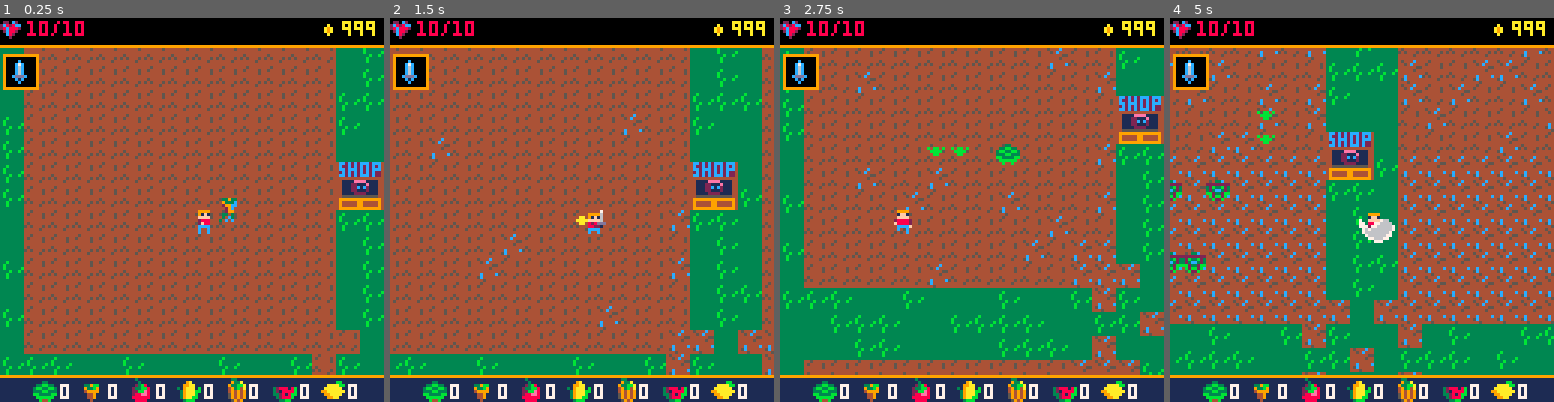
Above: before the commit, frames 1-4 (left to right).
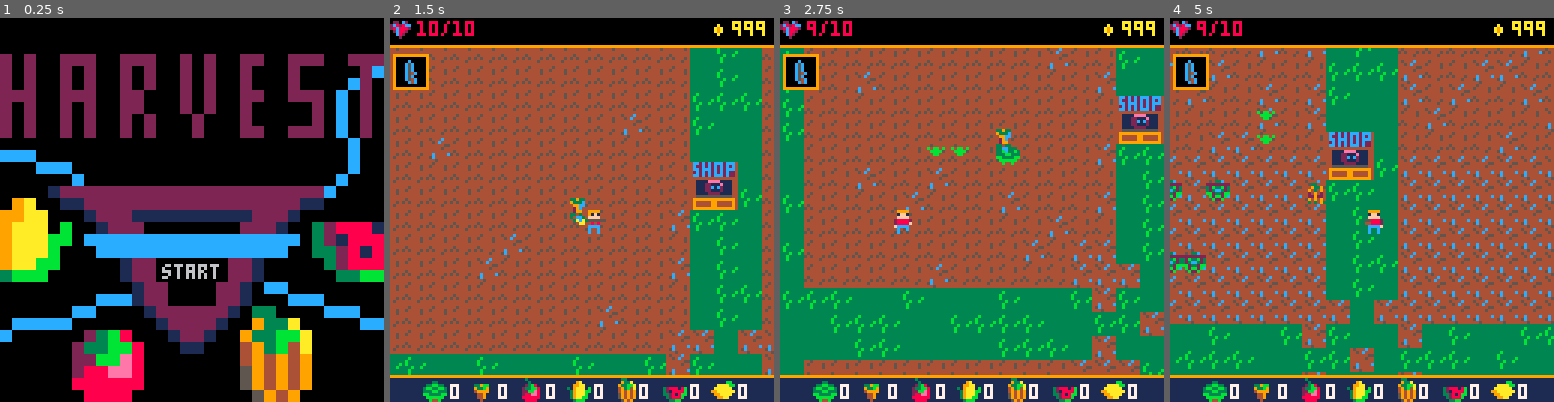
Above: after the commit, the same moments.

Repository: alexjbusch/GameJam2020
Game: PICO-8 cartridge GMTK-GameJam2020-Game/necrofarmicon.p8
Two runs of this game, one before a commit and one after it. Both use one fixed random seed, a clock stepped at 60 frames per second and the inputs below.
Inputs:
- Up to frame 1 (0.25 s): no input
- Up to frame 2 (1.5 s): tap O (Z key) at 0.33, 0.7, 1.43 s; tap X (X key) at 1.07 s
- Up to frame 3 (2.75 s): hold Left 1.97-2.37 s; tap X (X key) at 2.07, 2.4, 2.73 s; tap O (Z key) at 2.22 s; hold Down from 2.42 s (still down)
- Up to frame 4 (5 s): release Down at 2.82 s; hold Right 2.87-3.53 s; tap X (X key) every 0.33 s from 3.07 to 4.73 s; tap O (Z key) at 3.1, 3.98, 4.87 s; hold Up 3.58-4.08 s; hold Right 4.13-4.53 s; hold Down from 4.58 s (still down)

The runs differ from the first frame. In frame 1, 93% of the frame differs, in the area x 0-100%, y 0-100%; in frame 2, 0.5%; in frame 3, 0.6%; in frame 4, 1.1%.

Commit message:
added working title and end screens

Diff:
--- /dev/null
+++ b/GMTK-GameJam2020-Game/logan_sfx.p8
@@ -0,0 +1,26 @@
+pico-8 cartridge // http://www.pico-8.com
+version 27
+__lua__
+…(23 lines of a section not shown)…
--- a/GMTK-GameJam2020-Game/necrofarmicon.p8
+++ b/GMTK-GameJam2020-Game/necrofarmicon.p8
@@ -7,7 +7,7 @@
 --game
 --kill
 --shop
-scene="game"
+scene="title"
 
 --game loops
 objects = {}
@@ -43,12 +43,42 @@
  end
  -- ui layer
  ui_layer = make_ui()
-
+ --title screen globals
+ title = {
+  str="start",
+  x=54,
+  y=83,
+  c=6,
+  timer=0,
+  t=0,
+  f=1,
+  s=3,
+  sp={6,7}
+ }
+ begin=false
+  --end screen globals
+  try_again=false
+ endscreen={
+  timer=0,
+ }
 end
 
 function _update60()
  if scene == "title" then
-  if (btnp(4)) scene="game"
+  if begin==false then
+   title.y = title.y+0.1*sin(title.timer)
+   title.timer+=0.0125
+   if (btnp(4)) then
+    begin=true
+    title.timer=0
+   end
+  else
+   title.y=83
+   title.t=(title.t+1)%title.s
+   if (title.t==0) title.f=title.f%#title.sp+1
+   title.timer+=1
+   if (title.timer > 20) scene="game"
+  end
  end
  if scene == "game" then
   player:update()
@@ -79,15 +109,21 @@
   end
  end
  corrupt_dirt()
+ if scene=="over" then
+
+ end
 
 end
 
 function _draw()
  if scene == "title" then
   cls()
-  print("harvest",8,8,7)
-  print("v0.2 placeholder title screen",8,16,7)
-  print("press z to start",40,60,7)
+  -- print("harvest",8,8,7)
+  -- print("v0.2 placeholder title screen",8,16,7)
+  -- print("press z to start",40,60,7)
+  sspr(64,96,32,32,0,0,128,128)
+  print(title.str,title.x,title.y,title.sp[title.f])
+  --?sin(title.timer),64,40,7
  end
  if scene=="game" then
   cls()
@@ -111,6 +147,22 @@
   player:draw()
   ui_layer:draw()
   --?player.attack.anim,player.x,player.y-8,0
+ end
+ if scene == "over" then
+  --player explode animation?
+  if try_again then
+   cls()
+   print("try again?",64-18,60,7)
+   if (btnp(4)) then
+    try_again=false
+    scene="title"
+   end
+  else
+   cls()
+   sspr(96,96,32,32,0,0,128,128)
+   endscreen.timer+=1
+   if (endscreen.timer > 180) try_again=true
+  end
  end
 end
 
@@ -300,7 +352,7 @@
 speed=0.6,
 sprite=0,
 direction="right",
-item="sword",
+item="shotgun",
 seed="lettuce",
 harvested={lettuce=0,carrot=0,tomato=0,corn=0,melon=0,pumpkin=0,lemon=0},
 running=false,
@@ -313,6 +365,7 @@
 anim_locked=false,
 pail_left_flag=false,
 update=function(self)
+ self.check_die()
  if self.cur_moveanim.done then
   self.anim_locked = false
   self.attack.anim = nil
@@ -603,6 +656,12 @@
   ==72  --rock
   then --set to grass
  mset((self.x+offset_x)/8,(self.y+offset_y)/8,87)
+ end
+end,
+
+check_die=function(self)
+ if player.hp <= 0 then
+  scene="over"
  end
 end
 }
Not shown, changed: 22 lines of the sprite sheet (__gfx__) section of GMTK-GameJam2020-Game/logan_sfx.p8
Not shown, changed: the sound effects (__sfx__) section of GMTK-GameJam2020-Game/logan_sfx.p8
